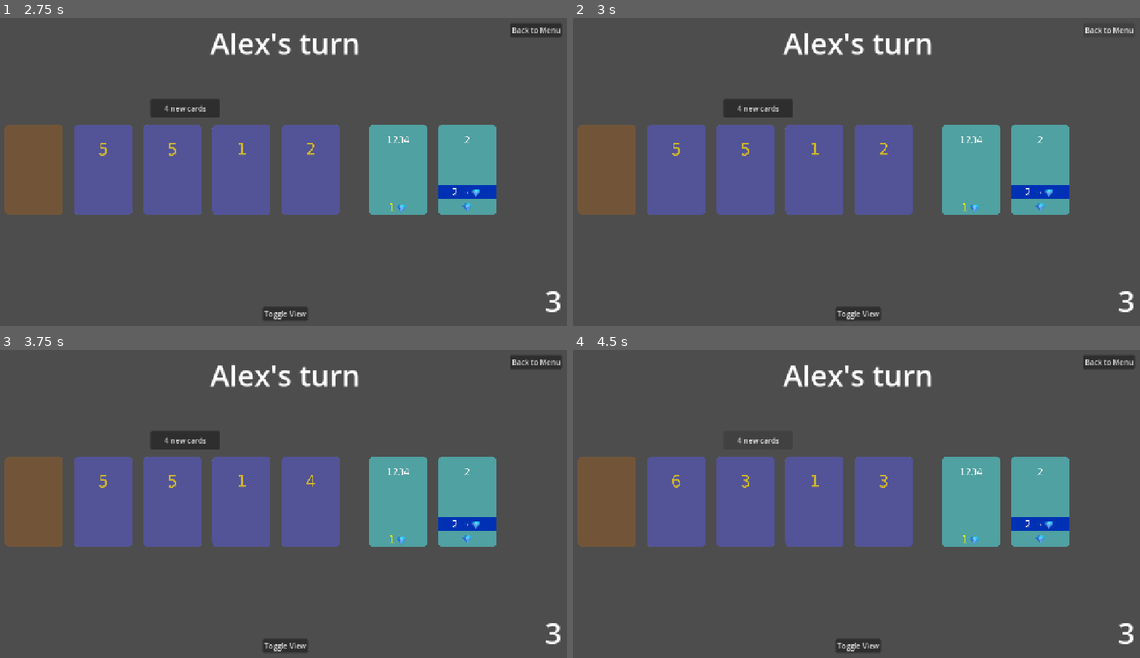
Above: before the commit, frames 1-4 (two rows, left to right).
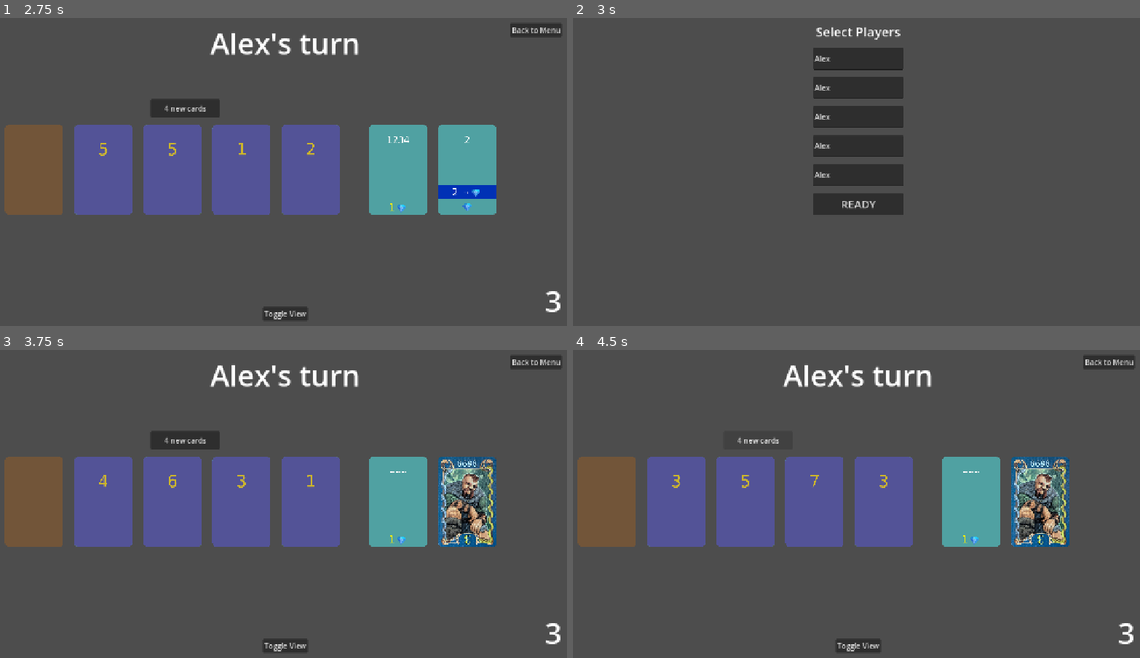
Above: after the commit, the same moments.

Repository: vbackeberg/game1
Game: Godot game, scene res://src/main.tscn
Two runs of this game, one before a commit and one after it. Both use one fixed random seed, a clock stepped at 60 frames per second and the inputs below.
Inputs (mouse positions are in pixels of both pictures, inside the frame that each line leads up to):
- Up to frame 1 (2.75 s): click (283, 58) at 0.52 s; type "Alex" at 0.6 s; click (283, 88) at 0.75 s; type "Alex" at 0.83 s; click (283, 116) at 0.98 s; type "Alex" at 1.07 s; click (283, 147) at 1.27 s; type "Alex" at 1.35 s; click (283, 175) at 1.5 s; type "Alex" at 1.58 s; click "READY" at 2 s
- Up to frame 2 (3 s): click "Back to Menu" at 2.75 s
- Up to frame 3 (3.75 s): click (283, 534) at 3.5 s, where only the run after the commit has a clickable "READY"
- Up to frame 4 (4.5 s): click "4 new cards" at 4.25 s

Frame 1 is identical in both runs. In frame 2, 27% of the frame differs, in the area x 0-99%, y 3-99%; in frame 3, 3.1%; in frame 4, 3.1%.

Commit message:
fix connection and renam

Diff:
--- a/src/game/game_scene.gd
+++ b/src/game/game_scene.gd
@@ -107,11 +107,6 @@
 func _on_new_game_button_pressed() -> void:
 	get_tree().reload_current_scene()
 
-signal main_menu_button_pressed()
-
-func _on_main_menu_button_pressed() -> void:
-	main_menu_button_pressed.emit()
-
 func _set_current_player(nextPlayer: int):
 	currentPlayerIdx = nextPlayer
 	currentPlayer = players[currentPlayerIdx]
@@ -122,3 +117,7 @@
 ## Used by character that adds 3 actions.
 func _on_actions_left_changed():
 	$MainOverlay/ActionsLeftLabel.text = str(currentPlayer.actionsThisTurn)
+
+signal stop_game_button_pressed()
+func _on_stop_game_button_pressed() -> void:
+	stop_game_button_pressed.emit()
--- a/src/game/game_scene.tscn
+++ b/src/game/game_scene.tscn
@@ -94,6 +94,7 @@
 
 [node name="MiddleArea" parent="Canvas" unique_id=1593471768 instance=ExtResource("2_sia5v")]
 
+[connection signal="pressed" from="MainOverlay/StopGameButton" to="." method="_on_stop_game_button_pressed"]
 [connection signal="pressed" from="MainOverlay/WinOverlay/NewGameButton" to="." method="_on_new_game_button_pressed"]
 [connection signal="pressed" from="MainOverlay/WinOverlay/MainMenuButton" to="." method="_on_main_menu_button_pressed"]
 [connection signal="pressed" from="MainOverlay/ToggleViewButton" to="." method="toggle_view"]
--- a/src/main.gd
+++ b/src/main.gd
@@ -24,7 +24,7 @@
 			instance.add_player(n)
 	add_child(instance)
 	instance.start()
-	instance.main_menu_button_pressed.connect(return_to_main_menu)
+	instance.stop_game_button_pressed.connect(return_to_main_menu)
 
 	$MainMenu.hide()
 
Not shown: 1 places in src/game/game_scene.tscn that only renumber resources
